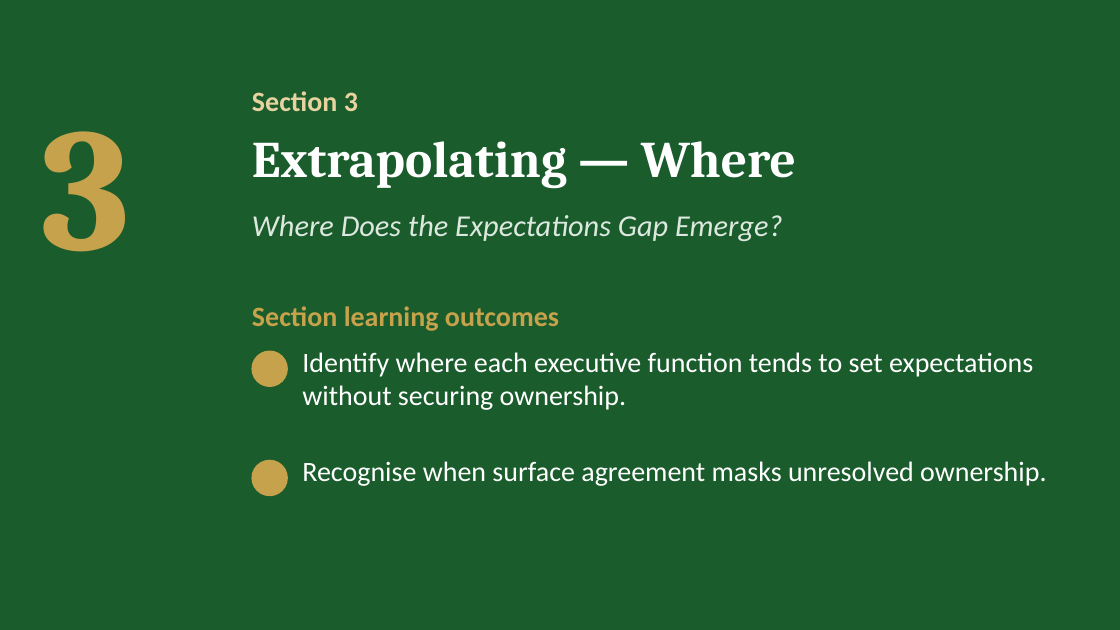
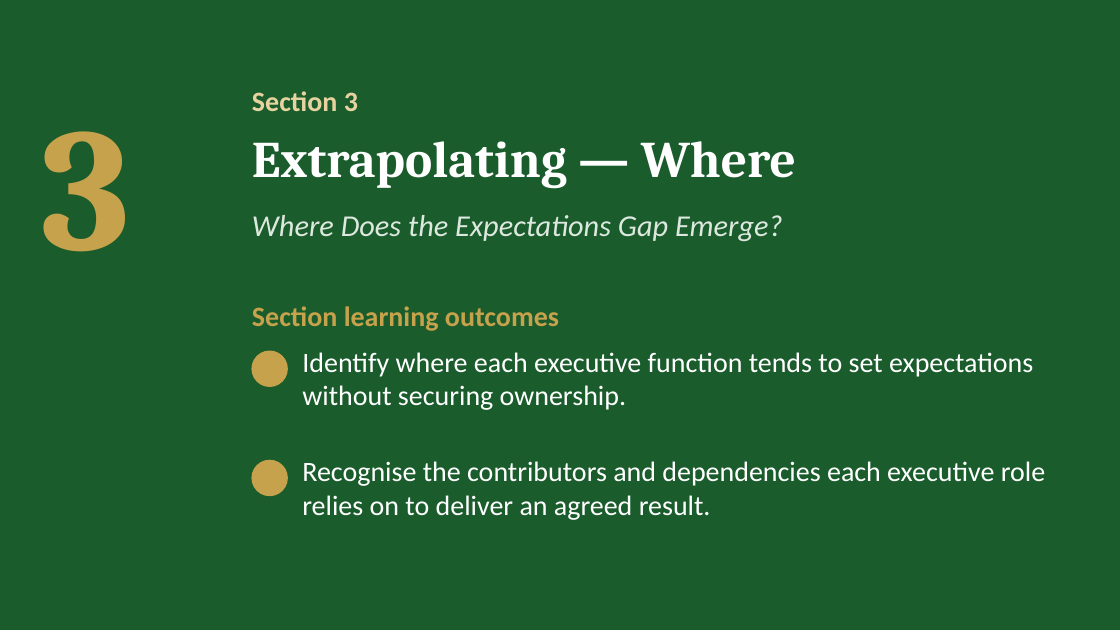
Before and after one commit to IBSL26/ibsl-platform, a slide deck: slide 15 of Unit decks/Unit 07 - Establishing Performance Expectations.pptx (slide 13 before the commit). Drawn at 1120x630 pixels with LibreOffice and Linux fonts; fonts in the diff are those of the drawing; background and template pictures are left out. Boxes give left, top, right and bottom in pixels: in the first picture for what was removed or moved away, otherwise in the second. Text is boxed around its words. In the diff, an @@ line names an element or a change of style, - is before the commit and + after.

```diff
--- a/Unit decks/Unit 07 - Establishing Performance Expectations.pptx
+++ b/Unit decks/Unit 07 - Establishing Performance Expectations.pptx
@@ text at (302,461,1045,520): text changed @@
-Recognise when surface agreement masks unresolved ownership.
+Recognise the contributors and dependencies each executive role relies on to deliver an agreed result.
```
Also in this commit, not shown: 6 other slides changed, 6 slides added, 4 slides removed, 27 other files.
